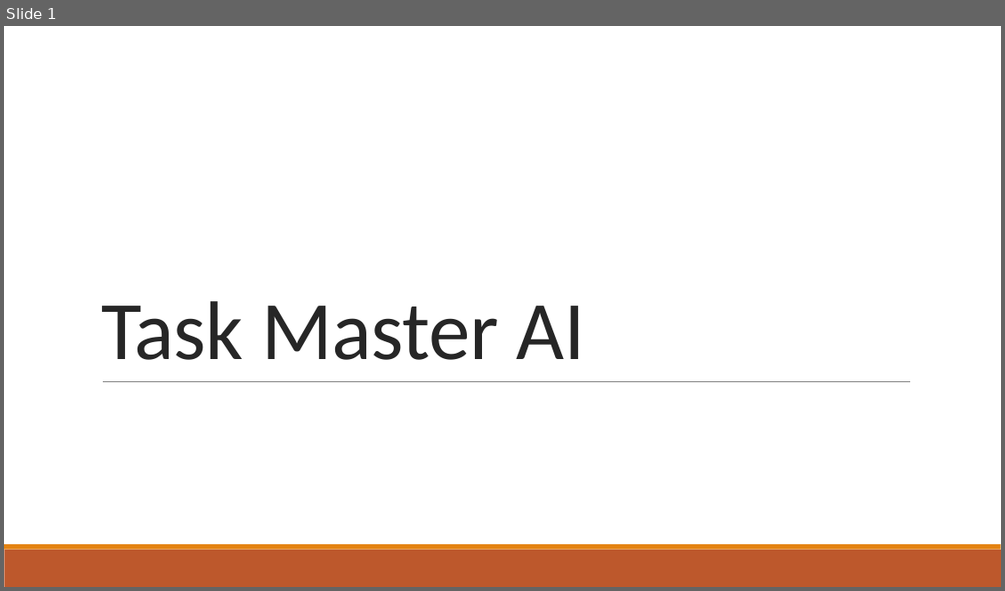
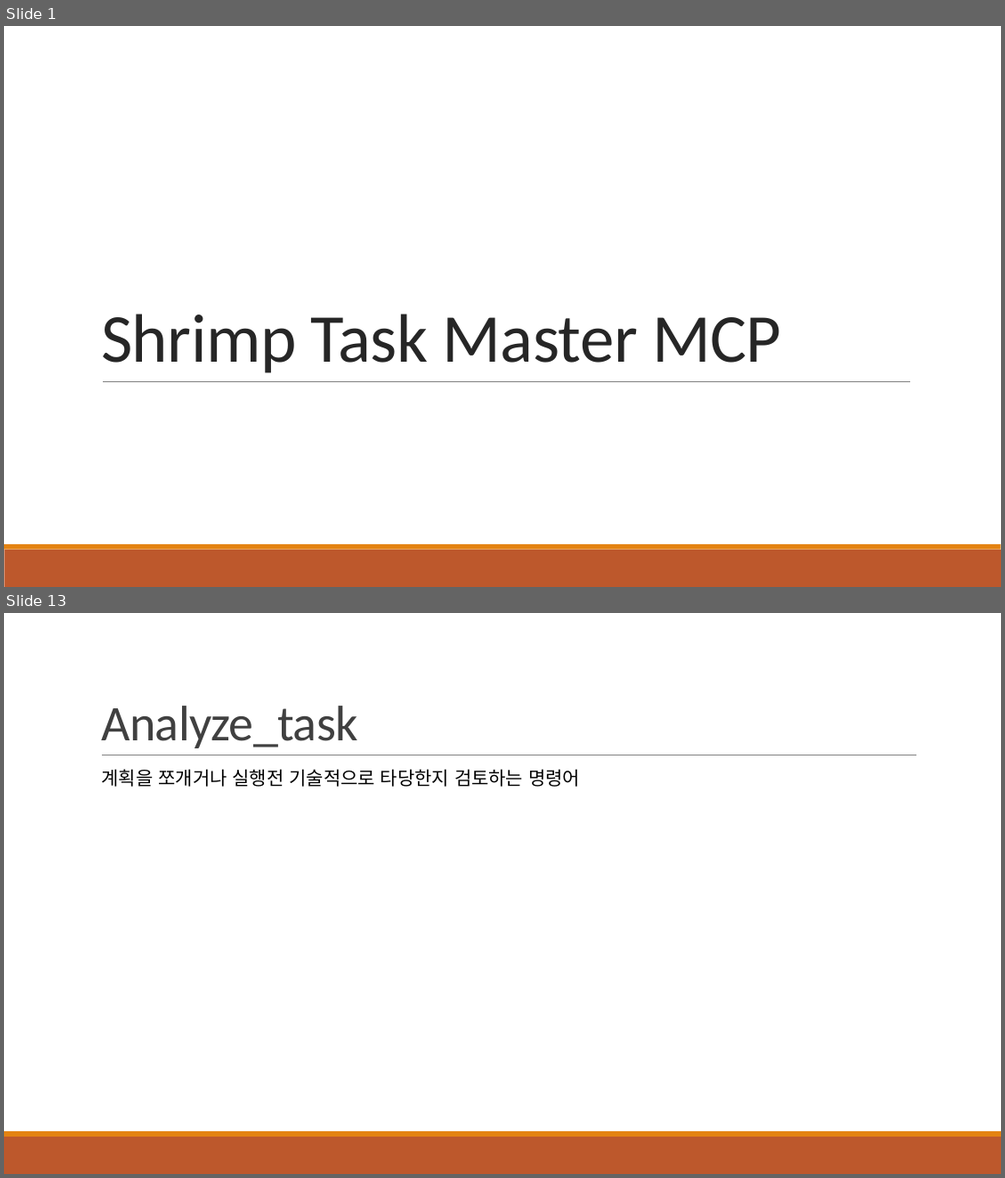
Before and after one commit to khb3025/study-claude-code, a slide deck: PPT정리/28. Shrimp Task Master AI.pptx. Shown one above the other, each under a label of ours: slide 1 before the commit, slides 1 and 13 after it; the slides between them are not shown. The pictures are 1005x591 and 1005x1178 pixels, drawn with LibreOffice and Linux fonts; fonts in the diff are those of the drawing. Boxes give left, top, right and bottom in pixels: in the first picture for what was removed or moved away, otherwise in the second. Text is boxed around its words. In the diff, an @@ line names an element or a change of style, - is before the commit and + after.

Commit message:
shrimp Task Manager PPT 정리

```diff
--- a/PPT정리/28. Shrimp Task Master AI.pptx
+++ b/PPT정리/28. Shrimp Task Master AI.pptx
@@ slide 13 added at (4,613,1001,1174), background #FFFFFF; not listed: 2 template elements that a slide beside it also shows @@
@@ title added at (101,706,358,748), 48 pt, text #404040 @@
+Analyze_task
@@ line added from (102, 755) to (917, 755), #808080 0.5 pt @@
@@ text added at (102,769,580,787), 18 pt, text #000000 @@
+계획을 쪼개거나 실행전 기술적으로 타당한지 검토하는 명령어
@@ slide 1 changed as well @@
@@ title at (101,313,781,373): text changed; size 80 to 66 pt @@
-Task Master AI
+Shrimp Task Master MCP
```
Also in this commit, not shown: 15 other slides added, 3 slides removed, 4 other files.
